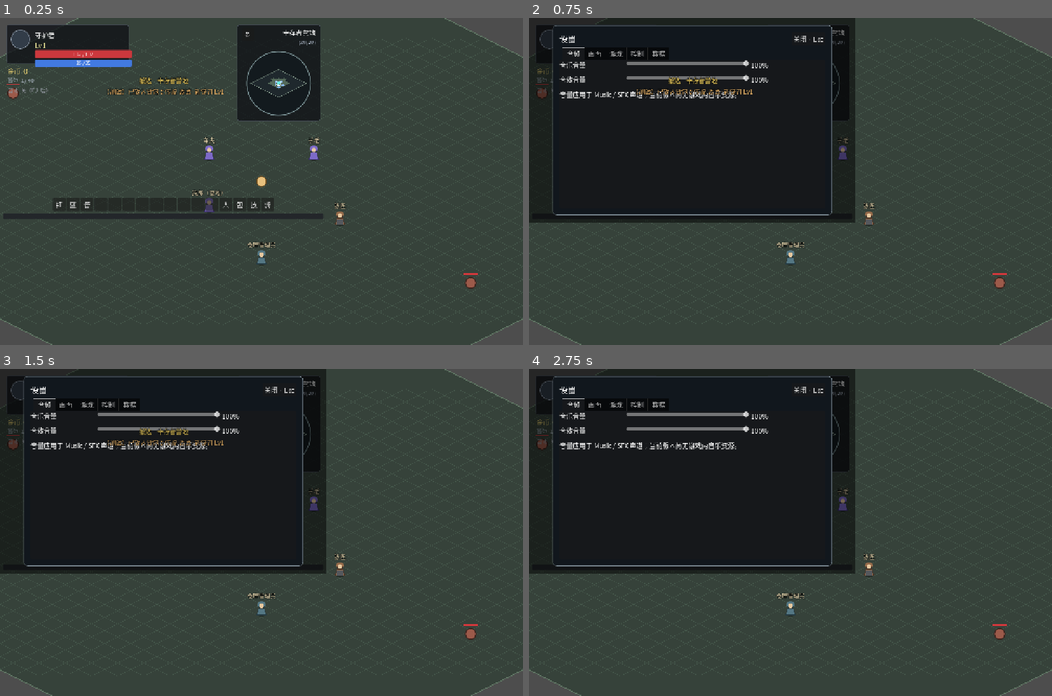
Above: before the commit, frames 1-4 (two rows, left to right).
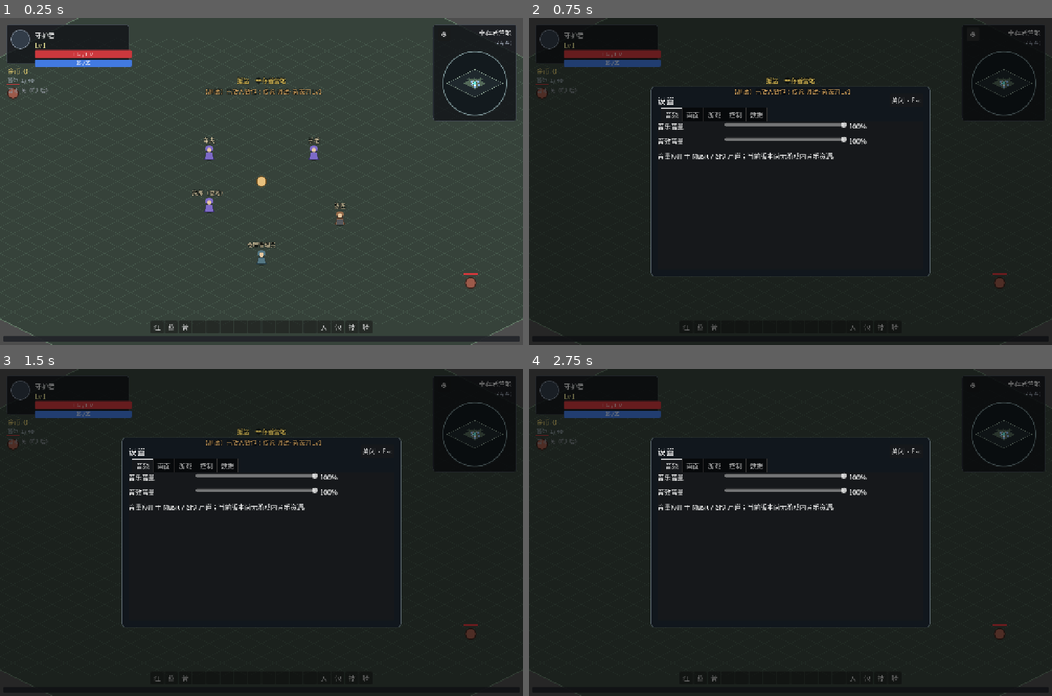
Above: after the commit, the same moments.

Repository: fengcms/DegenerateAge
Game: Godot game, scene res://scenes/Main.tscn
Two runs of this game, one before a commit and one after it. Both use one fixed random seed, a clock stepped at 60 frames per second and the inputs below.
Inputs:
- Up to frame 1 (0.25 s): no input
- Up to frame 2 (0.75 s): click "⚙" at 0.5 s
- Up to frame 3 (1.5 s): click "红" at 1.25 s
- Up to frame 4 (2.75 s): click "蓝" at 2 s

The runs differ from the first frame. In frame 1, 12% of the frame differs, in the area x 0-100%, y 2-99%; in frame 2, 65%, in the area x 0-100%, y 0-100%; in frame 3, 65%; in frame 4, 65%.

Commit message:
fix(ui): 按游戏视口尺寸定位缩放界面

Diff:
--- a/scripts/systems/settings_runtime.gd
+++ b/scripts/systems/settings_runtime.gd
@@ -85,18 +85,26 @@
 	AudioServer.set_bus_volume_linear(AudioServer.get_bus_index("SFX"), clampf(float(GameState.settings.get("sfxVolume", 1.0)), 0.0, 1.0))
 
 static func _apply_ui_scale() -> void:
-	var main := Engine.get_main_loop() as SceneTree
-	if main == null:
+	var tree := Engine.get_main_loop() as SceneTree
+	if tree == null:
 		return
-	var scene := main.current_scene
+	var scene := tree.current_scene
 	if scene == null:
 		return
 	var ui := scene.get_node_or_null("UI") as CanvasLayer
 	if ui == null:
 		return
+	apply_ui_scale_to(ui)
+
+## 使用 UI 实际所在 Viewport 的可见尺寸。嵌入式试玩时 SceneTree.root 是编辑器窗口，
+## 与游戏 SubViewport 尺寸不同；拿 root.size 会让右/下锚点随窗口改变而漂出游戏区域。
+static func apply_ui_scale_to(ui: CanvasLayer) -> void:
 	var scale_value := clampf(float(GameState.settings.get("uiScale", 1.0)), 0.8, 1.5)
-	# 缩小 UI 的逻辑根尺寸后再绘制放大，右上/下方锚点仍留在屏幕内。
-	var logical_size := Vector2(main.root.size) / scale_value
+	var viewport_size := ui.get_viewport().get_visible_rect().size
+	if viewport_size.x <= 0.0 or viewport_size.y <= 0.0:
+		return
+	# 根控件使用当前游戏画布的逻辑尺寸，四边锚点才能始终贴住可见区域。
+	var logical_size := viewport_size / scale_value
 	for child in ui.get_children():
 		if child is Control:
 			var control := child as Control
--- a/tests/settings_test.gd
+++ b/tests/settings_test.gd
@@ -34,10 +34,36 @@
 	GameState.settings["musicVolume"] = 0.4
 	SettingsRuntime.apply_all()
 	_check(is_equal_approx(ui.transform.x.x, 1.5), "UI 缩放即时生效")
-	_check(screen.size.is_equal_approx(Vector2(get_viewport().size) / 1.5), "UI 根尺寸随缩放调整")
+	_check(screen.size.is_equal_approx(get_viewport().get_visible_rect().size / 1.5),
+		"UI 根尺寸随缩放调整：实际 %s 视口 %s" % [screen.size, get_viewport().get_visible_rect().size])
 	_check(is_equal_approx(AudioServer.get_bus_volume_linear(AudioServer.get_bus_index("Music")), 0.4), "音乐音量即时生效")
+	await _check_embedded_resize()
 	print("[SettingsTest] 全部通过 ✅")
 	get_tree().quit()
+
+func _check_embedded_resize() -> void:
+	var embedded := SubViewport.new()
+	embedded.size = Vector2i(1153, 721)
+	add_child(embedded)
+	var layer := CanvasLayer.new()
+	embedded.add_child(layer)
+	var hud: Control = (load("res://scenes/ui/Hud.tscn") as PackedScene).instantiate()
+	layer.add_child(hud)
+	for viewport_size in [Vector2i(1153, 721), Vector2i(1387, 867)]:
+		embedded.size = viewport_size
+		for factor in [1.0, 1.5]:
+			GameState.settings["uiScale"] = factor
+			SettingsRuntime.apply_ui_scale_to(layer)
+			await get_tree().process_frame
+			var logical: Vector2 = Vector2(viewport_size) / factor
+			_check(hud.size.is_equal_approx(logical), "HUD 根尺寸跟随游戏 Viewport")
+			var map_panel := hud.get_node("MapPanel") as Control
+			var hotbar := hud.get_node("Hotbar") as Control
+			_check(map_panel.position.x >= 0 and map_panel.position.x + map_panel.size.x <= logical.x + 1,
+				"小地图留在可见宽度内")
+			_check(hotbar.position.y >= 0 and hotbar.position.y + hotbar.size.y <= logical.y + 1,
+				"快捷栏留在可见高度内")
+	embedded.queue_free()
 
 func _map_key(action: String) -> int:
 	for event in InputMap.action_get_events(action):
